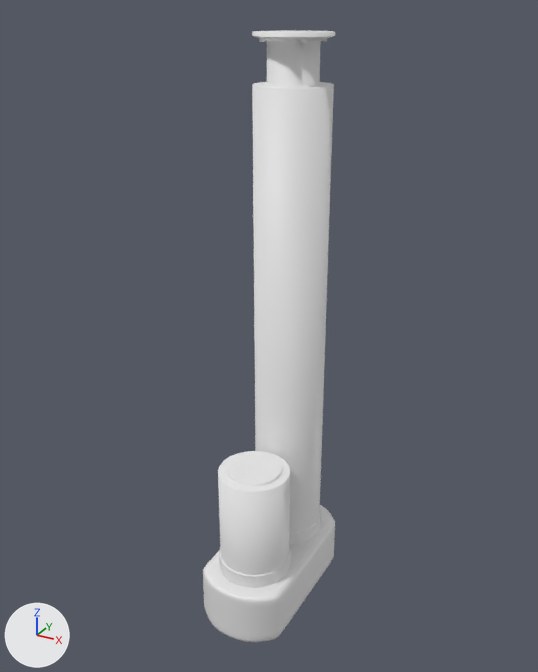
Before and after pictures for a commit that changed the Blender file LinearActuator.blend.
Rendered twice from a 50 mm lens placed at (0.274, -0.504, 0.516), pointed at (-0.005, 0.003, 0.262). The axes (+X, +Y, +Z) are drawn at lower left. The lights are the same throughout.

Names of what the first picture shows: 'Barrel', 'Base', 'Extender', 'Motor'.
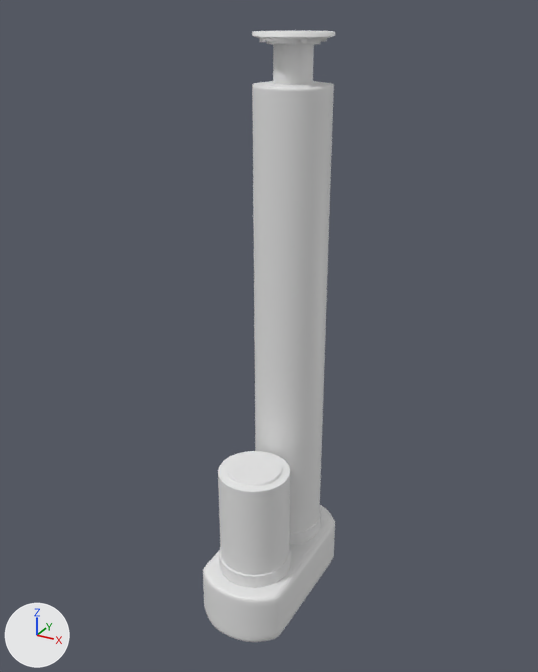
Where the newer file only moved an object's origin or applied its transform, the numbers keep the older frame.

Edits to the bpy script that builds the scene:
```text
Change me_cylinder_002:
    used by ob_motor; location = (0.0, -0.033, 0.05)
    remove me_cylinder_002.from_pydata(...)  # 384 vertices, 362 faces; spans x -0.0328..0.0328, y -0.0328..0.0328, z 0.0..0.1025
    add me_cylinder_002.from_pydata(...)  # 480 vertices, 458 faces; spans x -0.0328..0.0328, y -0.0328..0.0328, z 0.0..0.1025
    me_cylinder_002 part 1: 96 vertices added at x -0.0328..0.0328, y -0.0328..0.0328, z 0.0001..0.0996
Change me_cylinder_004:
    used by ob_barrel; location = (0.0, 0.033, 0.05)
    remove me_cylinder_004.from_pydata(...)  # 360 vertices, 338 faces; spans x -0.033..0.033, y -0.033..0.033, z 0.0..0.413
    add me_cylinder_004.from_pydata(...)  # 456 vertices, 434 faces; spans x -0.033..0.033, y -0.033..0.033, z 0.0..0.413
    me_cylinder_004 part 2: 96 vertices added at x -0.033..0.033, y -0.033..0.033, z 0.0..0.411
Change me_cylinder_005:
    used by ob_extender; location = (0.0, 0.033, 0.05); scale = (0.9, 0.9, 1.0)
    remove me_cylinder_005.from_pydata(...)  # 216 vertices, 194 faces; spans x -0.034..0.034, y -0.034..0.034, z 0.0..0.45
    add me_cylinder_005.from_pydata(...)  # 96 vertices, 73 faces; spans x -0.017..0.017, y -0.017..0.017, z 0.05..0.492
    me_cylinder_005 part 3: 216 vertices removed from x -0.034..0.034, y -0.034..0.034, z 0.0..0.45; 96 vertices added at x -0.017..0.017, y -0.017..0.017, z 0.05..0.492
Change ob_extender:
    ob_extender.location: (0.0, 0.033, 0.05) -> (0.0, 0.033, 0.0)
```

What differs and where, as boxes [x1, y1, x2, y2] in the pictures (538 x 672 px):
'Extender', reshaped, moved: before [252, 31, 335, 86]; after [273, 45, 314, 85]
part 1 of me_cylinder_002, added: after [218, 475, 291, 588]
part 2 of me_cylinder_004, added: after [252, 85, 334, 545]
